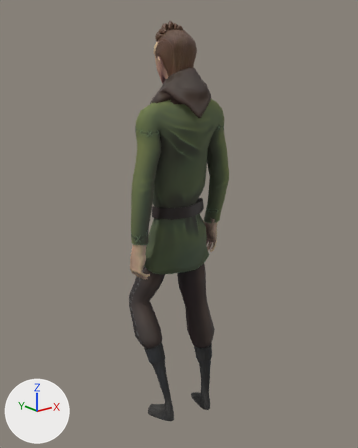
Two versions of the FBX model 0_Final Exports/Player Character/ThirdPerson/anim_PlayCh_Turn_L.fbx, one commit apart.
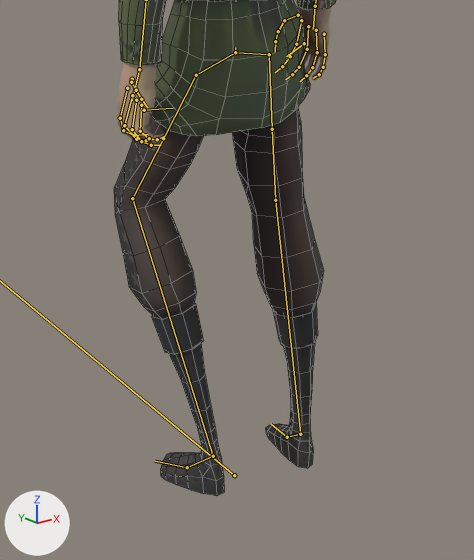
Old and new are each drawn whole from a 50 mm camera at (-1.293, -1.622, 1.632) aimed at (0.013, 0.011, 0.979) and again close up on the part from 23% to 77% of the width and 49% to 100% of the height. Lighting does not change. The marker at lower left points along +X, +Y and +Z. Both versions are drawn at frame 7 of the action 'Scene'; the numbers are the values there. The bones that bend it are drawn over the model as lines in the close-ups. The close-ups show mesh edges as thin lines.

Objects in the first close-up: 'mc_body.001', 'mc_clothing.003', 'mc_clothing.004'.
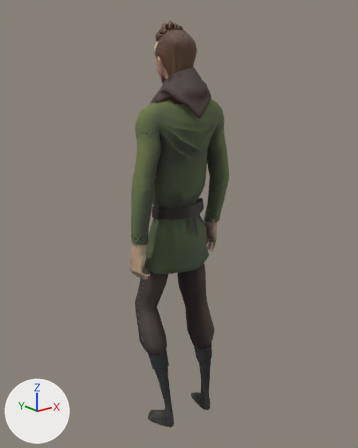
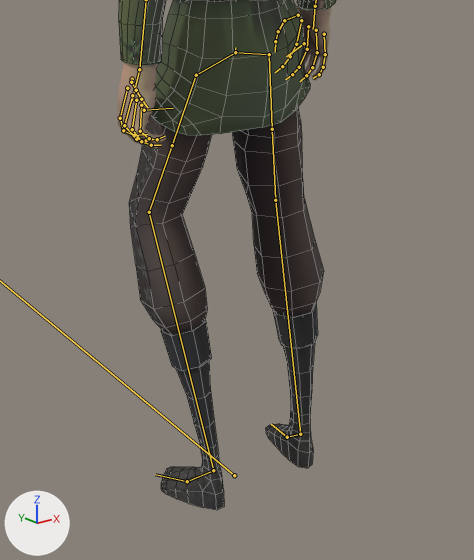
The edits, one by one:
Bone 'DEF_thigh.L.001' (bone_def_thigh_l_001) turns from (-26, -2, -9) to (-19, -1, -7) degrees about its own x, y and z.
Bone 'DEF_Shin.L.001' (bone_def_shin_l_001) turns from (42, -4, 10) to (29, -2, 7) degrees about its own x, y and z.
Bone 'DEF_foot.L.001' (bone_def_foot_l_001) turns from (-14, -15, -11) to (-9, -15, -12) degrees about its own x, y and z.

Changed parts and their boxes [x1, y1, x2, y2] in the close-ups (474 x 560 px):
'mc_clothing.004', posed (7% narrower): before [114, 107, 324, 496]; after [129, 107, 324, 510]
'mc_clothing.003', posed: before [119, 0, 336, 136]; after [119, 0, 336, 135]
bone 'DEF_thigh.L.001', root to tip: before (196, 75) to (163, 138); after (196, 75) to (172, 145)
bone 'DEF_Shin.L.001', root to tip: before (132, 198) to (213, 456); after (149, 212) to (213, 470)
bone 'DEF_foot.L.001', root to tip: before (213, 456) to (187, 467); after (213, 470) to (187, 481)
